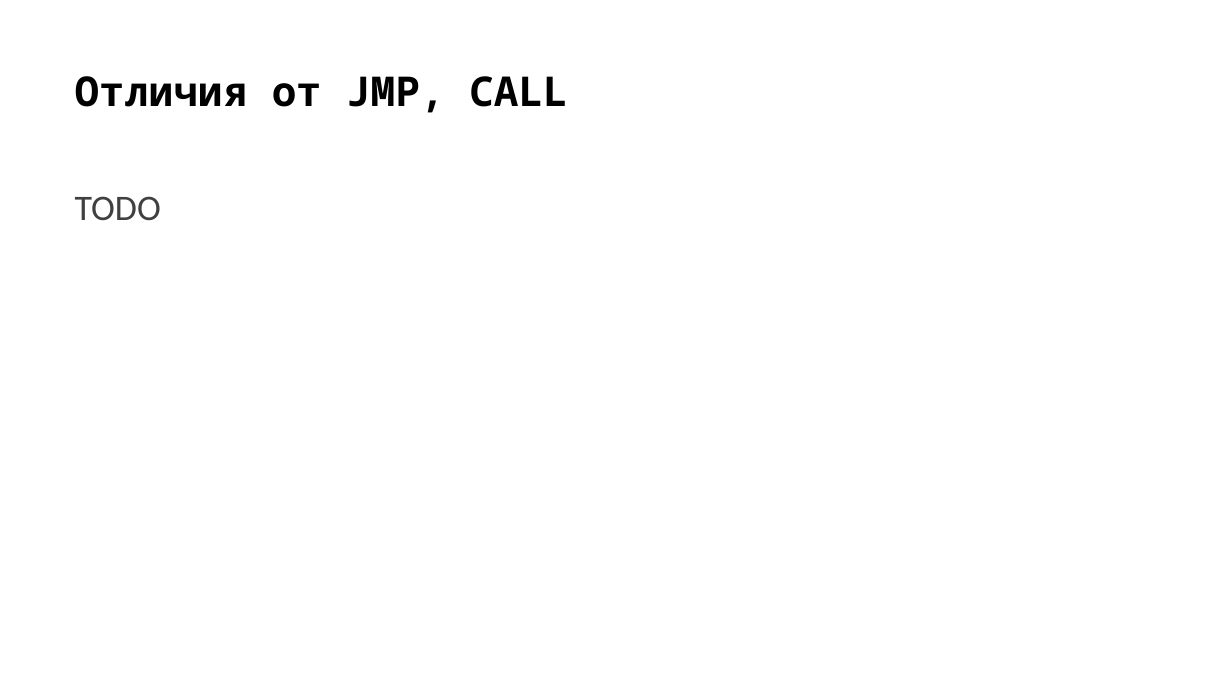
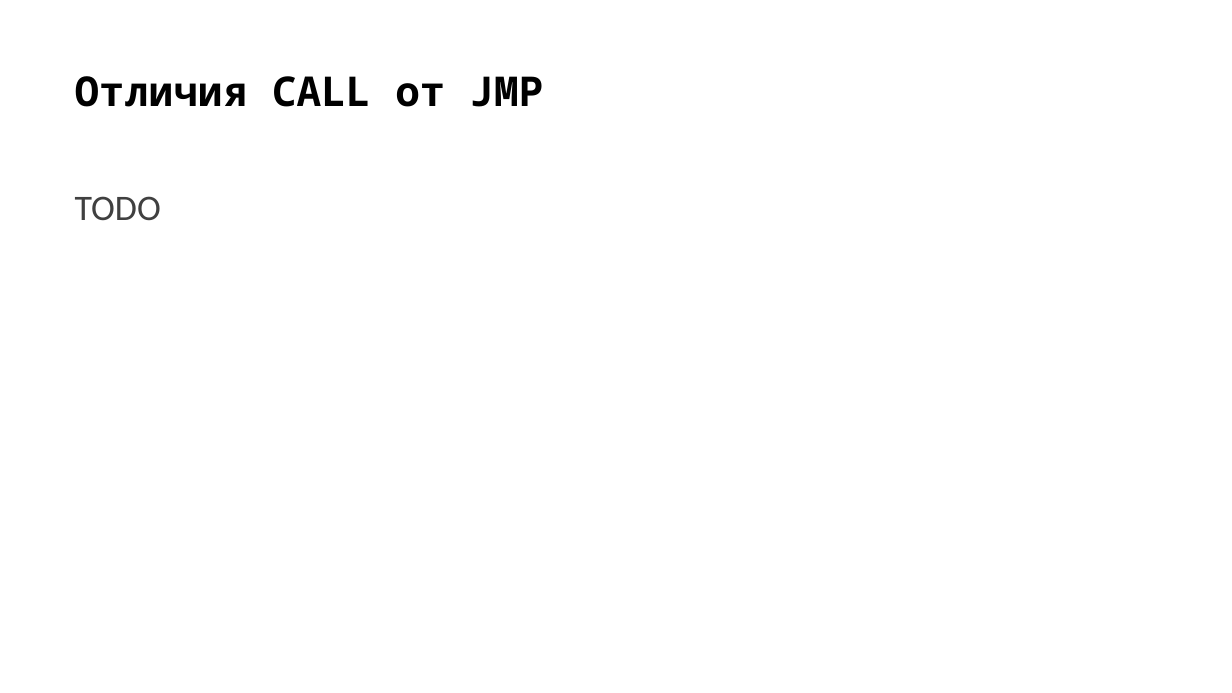
Before and after one commit to w1jtoo/assembler-syscall-paper, a slide deck: slide 4 of Выполнение системных вызовов в 64.pptx. Drawn at 1232x693 pixels with LibreOffice and Linux fonts; fonts in the diff are those of the drawing. Boxes give left, top, right and bottom in pixels: in the first picture for what was removed or moved away, otherwise in the second. Text is boxed around its words. In the diff, an @@ line names an element or a change of style, - is before the commit and + after.

```diff
--- a/Выполнение системных вызовов в 64.pptx
+++ b/Выполнение системных вызовов в 64.pptx
@@ title at [75,76,543,107]: text changed @@
-Отличия от JMP, CALL
+Отличия CALL от JMP
```
Also in this commit, not shown: 5 other slides changed, 1 other file.
